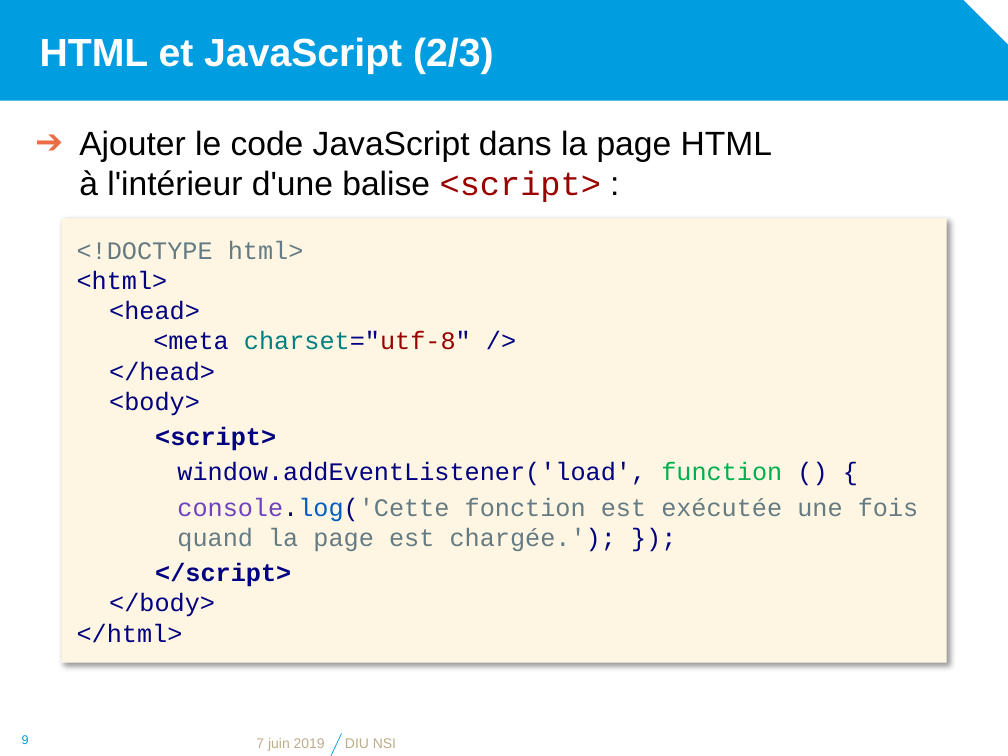
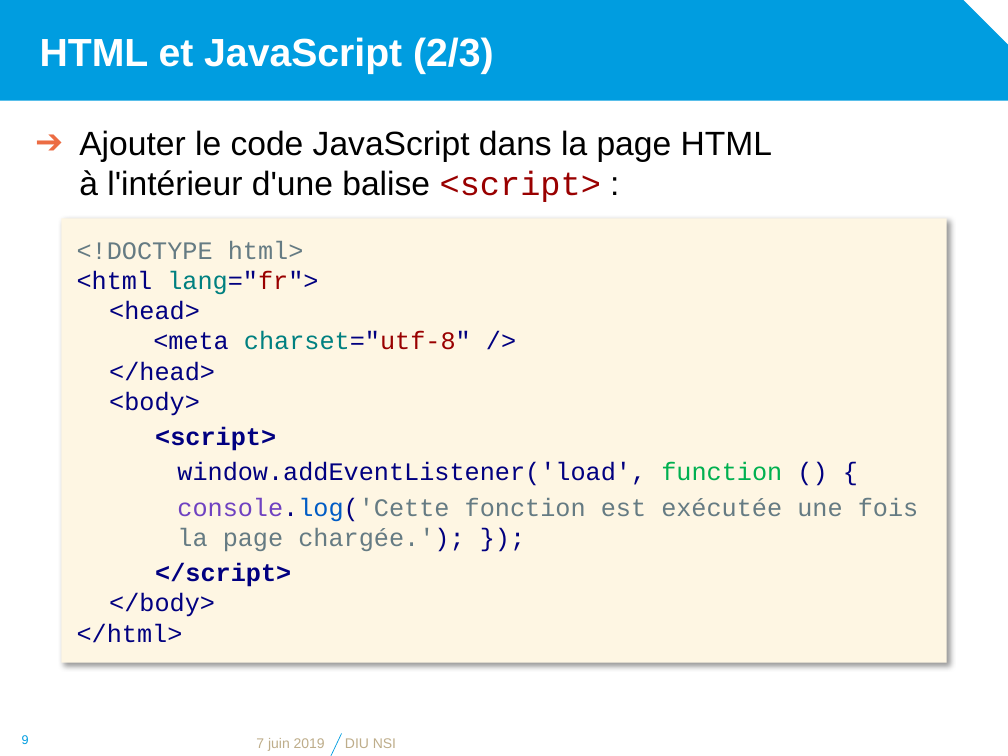
Before and after one commit to diu-uf-bordeaux/bloc1, a slide deck: slide 9 of web/4-JS/JavaScript.pptx. Drawn at 1008x756 pixels with LibreOffice and Linux fonts; fonts in the diff are those of the drawing; background and template pictures are left out. Boxes give left, top, right and bottom in pixels: in the first picture for what was removed or moved away, otherwise in the second. Text is boxed around its words. In the diff, an @@ line names an element or a change of style, - is before the commit and + after.

```diff
--- a/web/4-JS/JavaScript.pptx
+++ b/web/4-JS/JavaScript.pptx
@@ text in rectangle at (77, 270, 318, 295): text changed @@
-<html>
+<html lang="fr">
@@ text in rectangle at (177, 497, 918, 552): text changed @@
-    console.log('Cette fonction est exécutée une fois quand la page est chargée.'); });
+    console.log('Cette fonction est exécutée une fois la page chargée.'); });
```
Also in this commit, not shown: 4 other slides changed, 3 other files.
